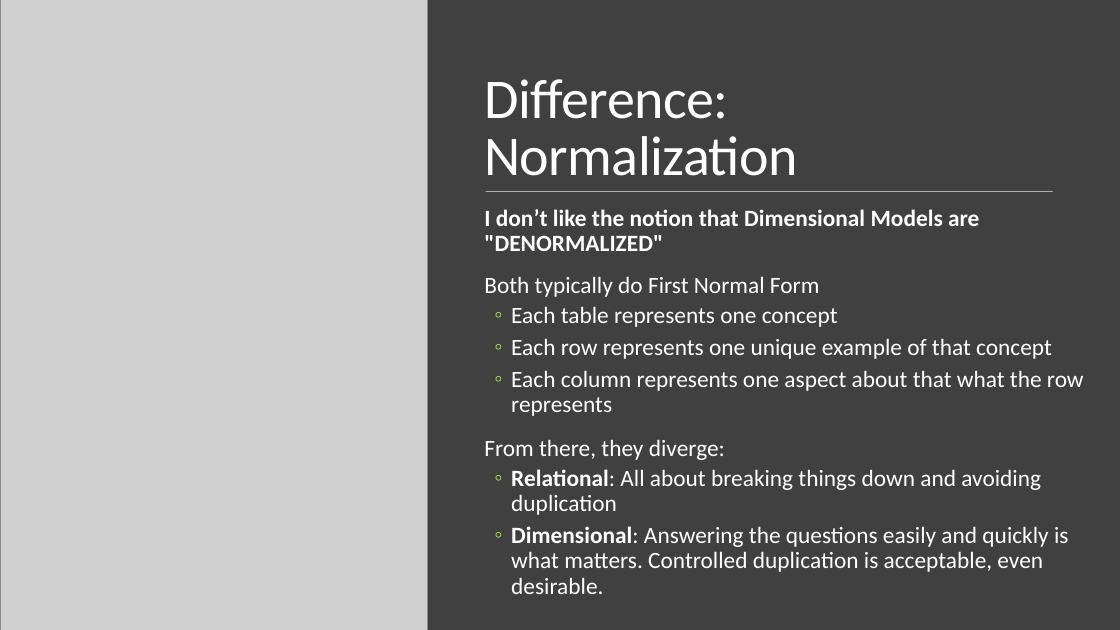
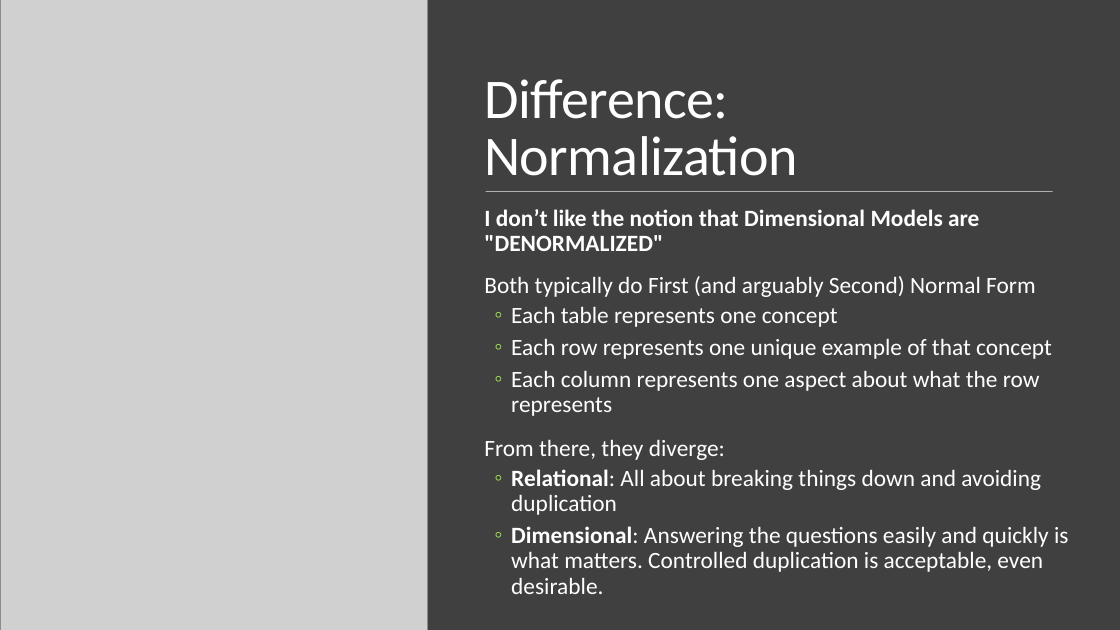
Before and after one commit to drsqlgithub/Presentation-Downloads, a slide deck: slide 23 of BI Versus Relational Design/Bi Versus Relational.pptx (slide 19 before the commit). Drawn at 1120x630 pixels with LibreOffice and Linux fonts; fonts in the diff are those of the drawing; grey boxes stand for pictures. Boxes give left, top, right and bottom in pixels: in the first picture for what was removed or moved away, otherwise in the second. Text is boxed around its words. In the diff, an @@ line names an element or a change of style, - is before the commit and + after.

```diff
--- a/BI Versus Relational Design/Bi Versus Relational.pptx
+++ b/BI Versus Relational Design/Bi Versus Relational.pptx
@@ text at (484,276,1036,297): text changed @@
-  Both typically do First Normal Form
+  Both typically do First (and arguably Second) Normal Form
@@ text at (511,371,1040,416): text changed @@
-  ◦ Each column represents one aspect about that what the row represents
+  ◦ Each column represents one aspect about what the row represents
```
Also in this commit, not shown: 2 other slides changed, 4 slides added, 2 other files.
